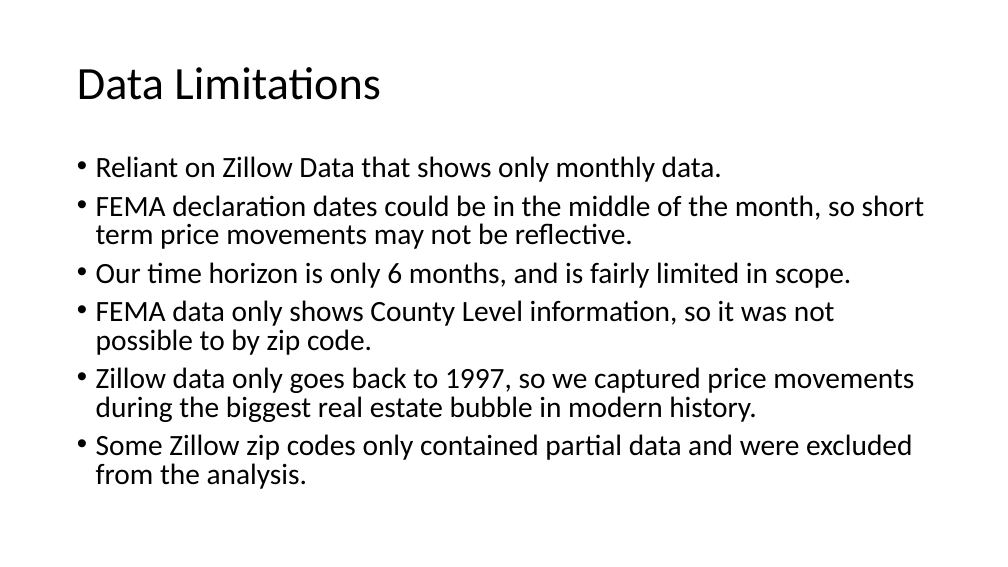
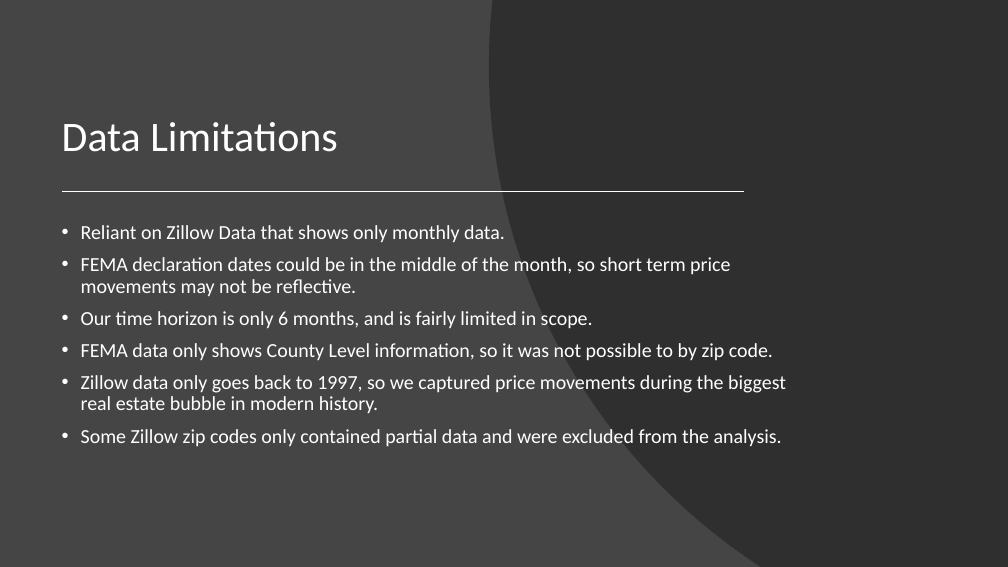
Before and after one commit to jormax14/data_bootcamp_project1, a slide deck: slide 3 of Are Housing Prices Affected by Natural Disasters.pptx. Drawn at 1008x567 pixels with LibreOffice and Linux fonts; fonts in the diff are those of the drawing. Boxes give left, top, right and bottom in pixels: in the first picture for what was removed or moved away, otherwise in the second. Text is boxed around its words. In the diff, an @@ line names an element or a change of style, - is before the commit and + after.

```diff
--- a/Are Housing Prices Affected by Natural Disasters.pptx
+++ b/Are Housing Prices Affected by Natural Disasters.pptx
@@ background #FFFFFF to #454545 @@
@@ freeform shape added at [489, 0, 1008, 567], fill #262626 at 70% opacity @@
@@ title "Data Limitations": place and size @@
-title "Data Limitations" at [77, 67, 380, 100]
+title "Data Limitations" at [62, 122, 338, 152]
@@ title "Data Limitations" at [62, 122, 338, 152]: size 44 to 40 pt, text colour #000000 to #FFFFFF; vertical alignment middle to bottom @@
@@ line added from (64, 191) to (744, 191), #FFFFFF 1.5 pt @@
@@ text "Reliant on Zillow Data that ...": place and size @@
-text "Reliant on Zillow Data that ..." at [96, 156, 924, 489]
+text "Reliant on Zillow Data that ..." at [81, 225, 786, 447]
@@ text "Reliant on Zillow Data that ..." at [81, 225, 786, 447]: size 28 to 19 pt, text colour #000000 to #FFFFFF; line spacing 0.8 to 0.9 @@
```
Also in this commit, not shown: 7 other slides changed, 2 slides added, 3 other files.
